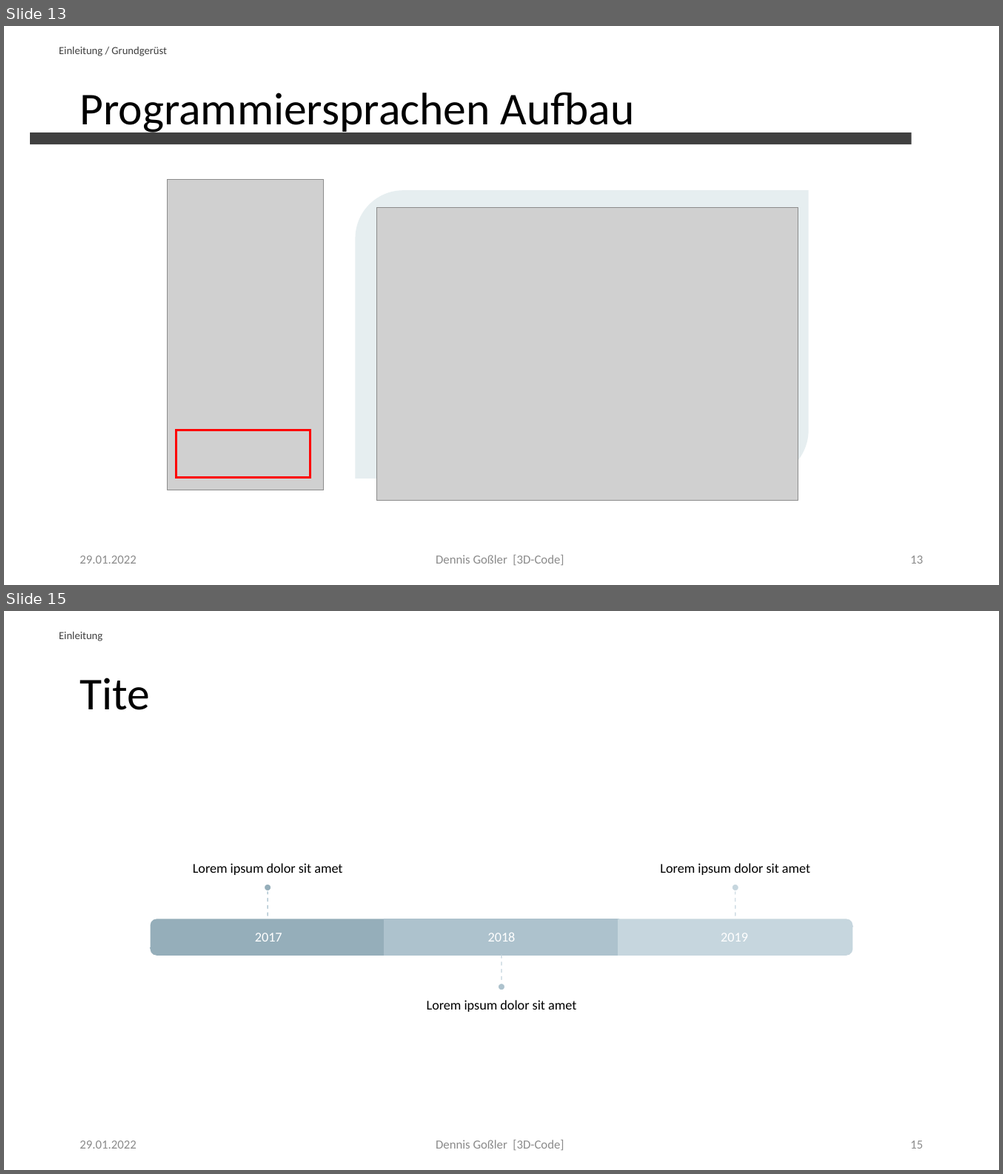
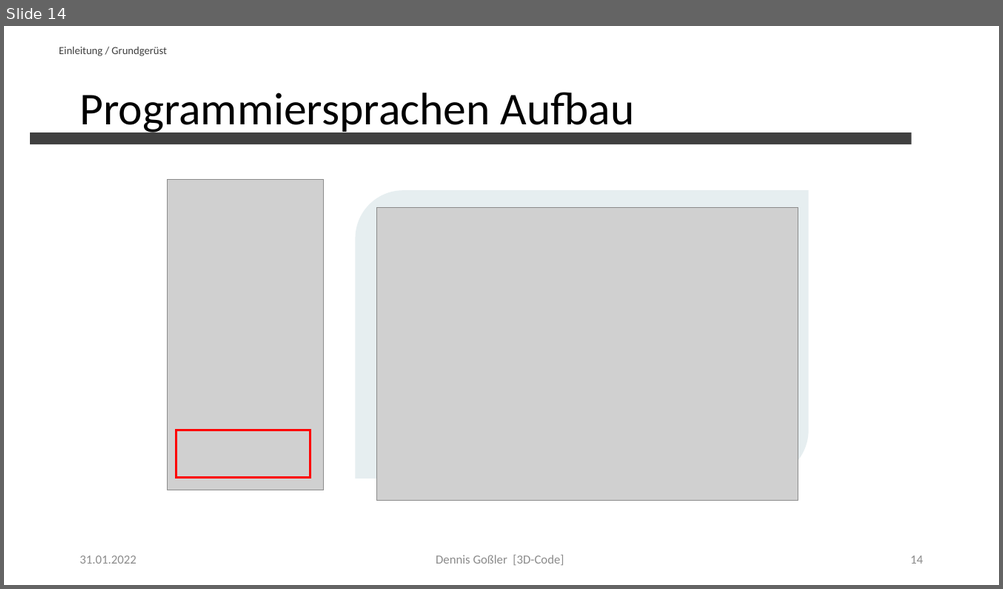
Before and after one commit to DennisGoss99/PraxProj_3DCode, a slide deck: Presentation/PraxisProj-3DCode.pptx. Shown one above the other, each under a label of ours: slides 13 and 15 before the commit, slide 14 after it; the slides between them are not shown. The pictures are 1003x1174 and 1003x589 pixels, drawn with LibreOffice and Linux fonts; fonts in the diff are those of the drawing; grey boxes stand for pictures. Boxes give left, top, right and bottom in pixels: in the first picture for what was removed or moved away, otherwise in the second. Text is boxed around its words. In the diff, an @@ line names an element or a change of style, - is before the commit and + after.

```diff
--- a/Presentation/PraxisProj-3DCode.pptx
+++ b/Presentation/PraxisProj-3DCode.pptx
@@ slide 15 removed at [4,611,999,1170], background #FFFFFF @@
@@ text removed at [59,632,102,641] @@
-Einleitung
@@ title removed at [79,678,150,710] @@
-Tite
@@ group removed at [151,863,852,1012]: 6 texts, 3 lines, 3 ellipses, 2 round same rects, 1 rectangle @@
-2017
-Lorem ipsum dolor sit amet
-2018
-Lorem ipsum dolor sit amet
-2019
-Lorem ipsum dolor sit amet
@@ text removed at [79,1141,136,1149] @@
-29.01.2022
@@ text removed at [435,1140,563,1150] @@
-Dennis Goßler [3D-Code]
@@ page number removed at [910,1141,922,1149] @@
-15
@@ what was slide 13 is now slide 14 @@
@@ slide 14 changed as well @@
@@ text at [79,556,136,564]: text changed @@
-29.01.2022
+31.01.2022
@@ page number at [910,556,922,564]: text changed @@
-13
+14
```
Also in this commit, not shown: 12 other slides changed, 9 slides added, 1 other slide removed.
